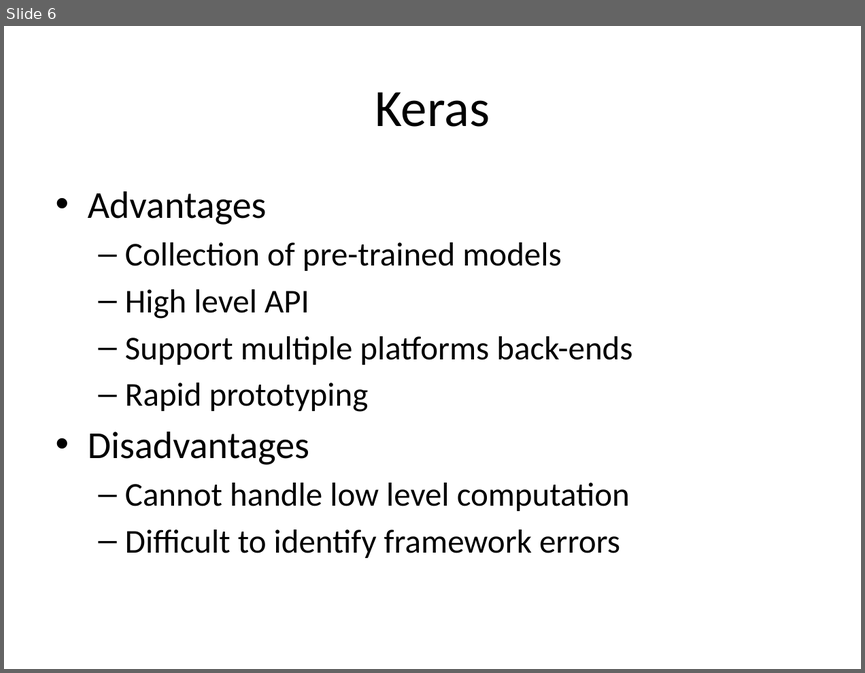
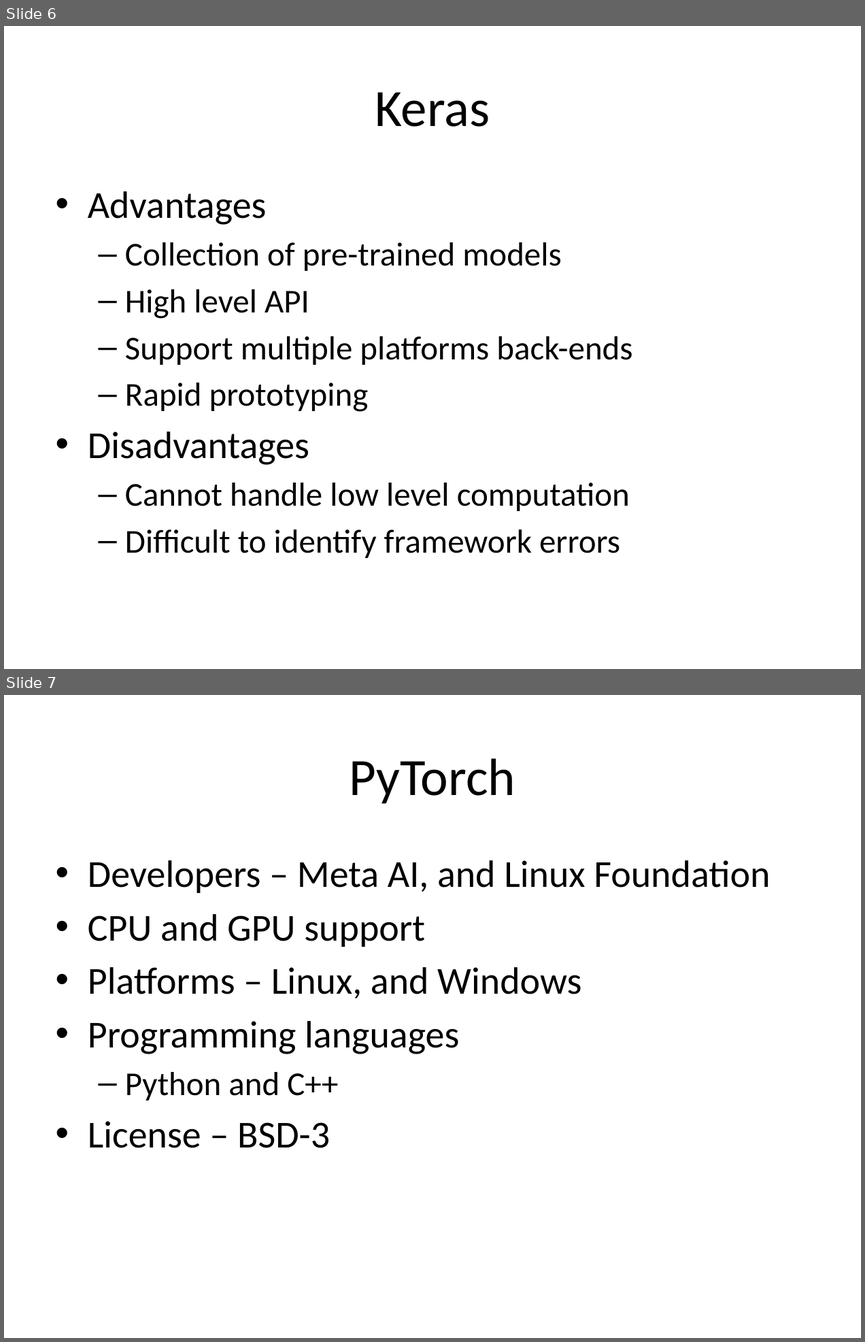
Before and after one commit to look4pritam/ArtificialIntelligence, a slide deck: Introduction/MachineLearningFrameworks.pptx. Shown one above the other, each under a label of ours: slide 6 before the commit, slides 6 and 7 after it. The pictures are 865x673 and 865x1342 pixels, drawn with LibreOffice and Linux fonts; fonts in the diff are those of the drawing. Boxes give left, top, right and bottom in pixels: in the first picture for what was removed or moved away, otherwise in the second. Text is boxed around its words. In the diff, an @@ line names an element or a change of style, - is before the commit and + after.

```diff
--- a/Introduction/MachineLearningFrameworks.pptx
+++ b/Introduction/MachineLearningFrameworks.pptx
@@ slide 7 added at (4,695,861,1338), background #FFFFFF @@
@@ title added at (349,758,515,804), 44 pt, text #000000 @@
+PyTorch
@@ text added at (88,860,770,1148), 32 pt, text #000000 @@
+• Developers – Meta AI, and Linux Foundation
+• CPU and GPU support
+• Platforms – Linux, and Windows
+• Programming languages
+  – Python and C++
+• License – BSD-3
```
Also in this commit, not shown: 1 slide changed, 1 other slide added, 1 slide removed.
